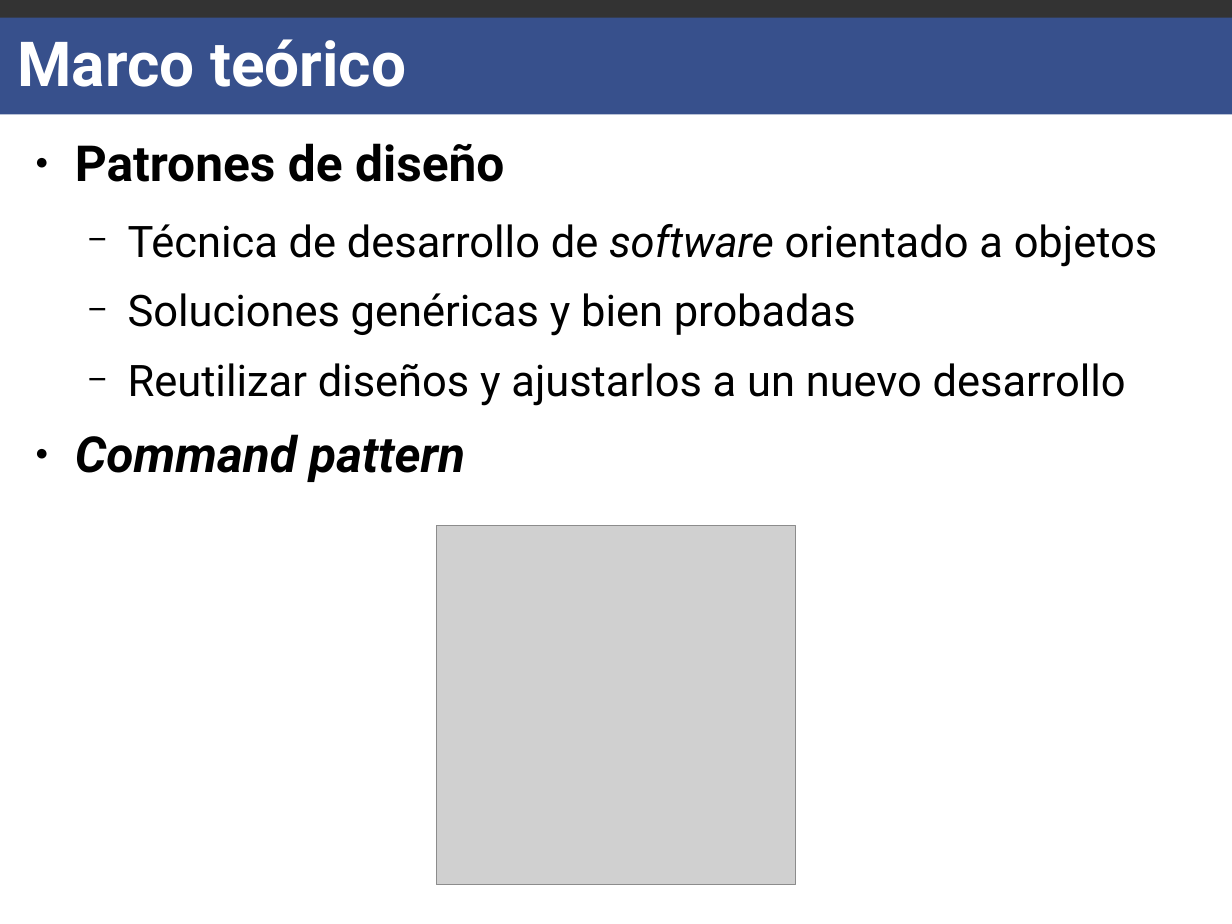
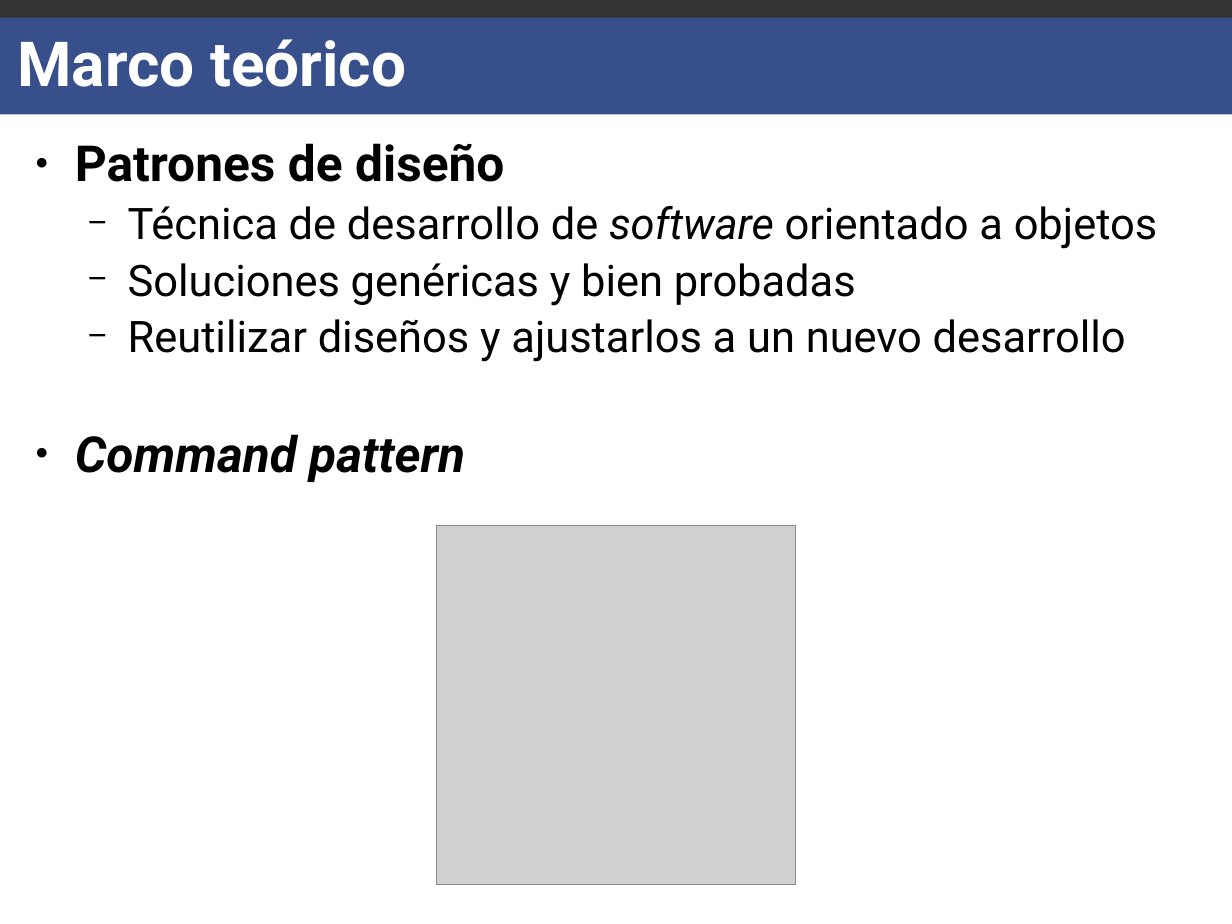
Before and after one commit to carlgonz/Trabajo-de-titulo, a slide deck: slide 9 of Presentacion/Moria-Presentacion.odp (slide 8 before the commit). Drawn at 1232x924 pixels with LibreOffice and Linux fonts; fonts in the diff are those of the drawing; grey boxes stand for pictures. Boxes give left, top, right and bottom in pixels: in the first picture for what was removed or moved away, otherwise in the second. Text is boxed around its words. In the diff, an @@ line names an element or a change of style, - is before the commit and + after.

```diff
--- a/Presentacion/Moria-Presentacion.odp
+++ b/Presentacion/Moria-Presentacion.odp
@@ text "Patrones de diseño" at (75,143,1157,482): less space between paragraphs @@
```
Also in this commit, not shown: 5 other slides changed, 13 slides added, 1 slide removed, 2 other files.
